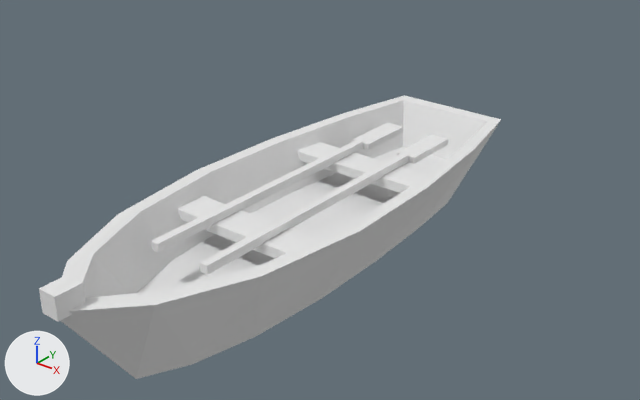
Renders of the glTF model assets/models/rowboat.glb from each side of a commit.
One viewpoint serves both versions: a 50 mm lens placed at (5.87, -7.0, 5.12), pointed at (0.25, 0.02, 0.76). The axes (+X, +Y, +Z) are drawn at lower left. The lights are the same throughout. The older version comes first. Vertices at exactly the same position are counted once.

In view in the first picture: 'rowboat'.
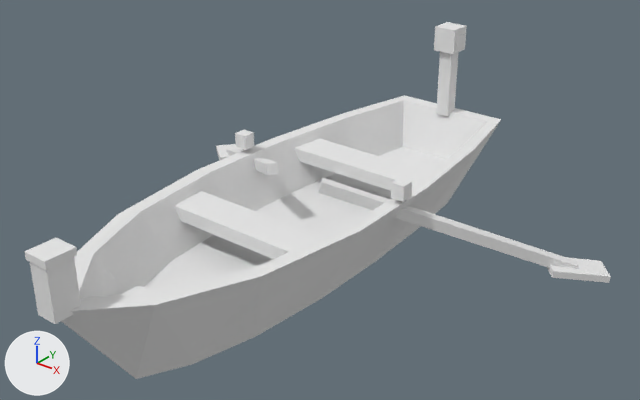
What differs and where, as boxes (x1, y1, x2, y2) in the pictures (640 x 400 px; the box of a moved part takes in the faces that stretch with it):
```json
{"object": "rowboat", "change": "reshaped", "before": [39, 95, 501, 379], "after": [24, 22, 611, 379], "on screen": "27% wider, 26% taller"}
{"part": 1, "of": "me_rowboat", "change": "moved or reshaped", "before": [39, 275, 86, 322], "after": [391, 178, 412, 202]}
{"part": 2, "of": "me_rowboat", "change": "added", "after": [30, 257, 81, 324]}
{"part": 3, "of": "me_rowboat", "change": "added", "after": [24, 238, 77, 270]}
{"part": 4, "of": "me_rowboat", "change": "added", "after": [120, 286, 166, 295], "on screen": "mostly hidden"}
{"part": 5, "of": "me_rowboat", "change": "added", "after": [434, 22, 467, 54]}
{"part": 6, "of": "me_rowboat", "change": "deleted", "before": [151, 140, 363, 253]}
{"part": 7, "of": "me_rowboat", "change": "deleted", "before": [397, 134, 449, 164]}
{"part": 8, "of": "me_rowboat", "change": "deleted", "before": [352, 122, 403, 150]}
{"part": 9, "of": "me_rowboat", "change": "built on", "before": [177, 142, 427, 275], "after": [175, 130, 611, 283]}
{"part": 10, "of": "me_rowboat", "change": "added", "after": [436, 33, 465, 117]}
```

Scene script edits in JSON lines:
```json
{"block": "me_rowboat", "where": "# used by ob_rowboat; location = (0.0, 0.0, 0.0)"}
{"op": "remove", "block": "me_rowboat", "code": "me_rowboat.from_pydata(...)  # 108 vertices, 182 faces; spans x -1.2..1.2, y -3.4..3.25, z -0.3..1.1"}
{"op": "add", "block": "me_rowboat", "code": "me_rowboat.from_pydata(...)  # 168 vertices, 264 faces; spans x -3.07..3.07, y -3.46..3.25, z -0.3..2.07"}
{"block": "me_rowboat", "change": "me_rowboat part 1: the loose piece of 8 vertices spanning x -0.11..0.11, y -3.4..-3.1, z 0.85..1.1 is scaled about its middle by (0.727, 0.533, 0.72), then moved by (1.15, 3.55, 0.07)"}
{"block": "me_rowboat", "change": "me_rowboat part 2: the loose piece of 8 vertices spanning x -0.11..0.11, y -3.4..-3.1, z 0.85..1.1 is copied, and the copy is scaled about its middle by (1.09, 0.933, 2.2), then moved by (0.0, -0.05, 0.15); it spans x -0.12..0.12, y -3.44..-3.16, z 0.85..1.4"}
{"block": "me_rowboat", "change": "me_rowboat part 3: the loose piece of 8 vertices spanning x -0.11..0.11, y -3.4..-3.1, z 0.85..1.1 is copied, and the copy is scaled about its middle by (1.27, 1.07, 0.32), then moved by (0.0, -0.05, 0.46); it spans x -0.14..0.14, y -3.46..-3.14, z 1.4..1.48"}
{"block": "me_rowboat", "change": "me_rowboat part 4: a new loose piece, a 6-sided cut cone along z (radius 0.36 at the low end, 0.3 at the high end) spanning x -0.31..0.31, y -2.76..-2.04, z 0.32..0.52, in mat_palette (its picture is missing)"}
{"block": "me_rowboat", "change": "me_rowboat part 5: a new loose piece, a box spanning x -0.15..0.15, y 2.95..3.25, z 1.75..2.07, in mat_palette (its picture is missing)"}
{"block": "me_rowboat", "change": "me_rowboat part 6: the loose piece of 8 vertices spanning x -0.4..-0.3, y -1.9..1.6, z 0.73..0.83 is deleted"}
{"block": "me_rowboat", "change": "me_rowboat part 7: the loose piece of 8 vertices spanning x 0.22..0.48, y 1.6..2.4, z 0.73..0.81 is deleted"}
{"block": "me_rowboat", "change": "me_rowboat part 8: the loose piece of 8 vertices spanning x -0.48..-0.22, y 1.6..2.4, z 0.73..0.81 is deleted"}
{"block": "me_rowboat", "change": "me_rowboat part 9"}
{"block": "me_rowboat", "change": "4 vertices are removed from x 0.3..0.4, y -1.9, z 0.73..0.83"}
{"block": "me_rowboat", "change": "11 faces are deleted"}
{"block": "me_rowboat", "change": "20 vertices move from x -0.9..0.9, y -1.11..1.6, z 0.62..0.83 to x -1.23..0.95, y -1.13..1.43, z 0.62..1.14"}
{"block": "me_rowboat", "change": "36 vertices are added at x -3.07..3.07, y -0.16..1.95, z -0.04..1.14"}
{"block": "me_rowboat", "change": "57 new faces join them"}
{"block": "me_rowboat", "change": "me_rowboat part 10"}
{"block": "me_rowboat", "change": "16 vertices are added at x -0.16..0.16, y 3.0..3.2, z 0.85..1.98"}
{"block": "me_rowboat", "change": "20 new faces join them"}
```
